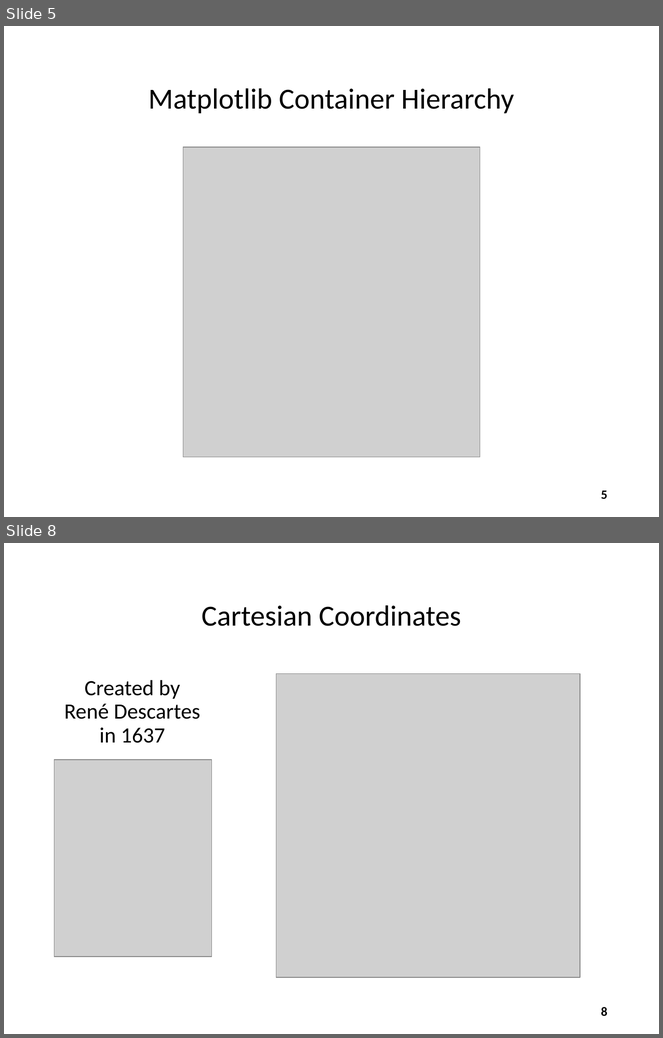
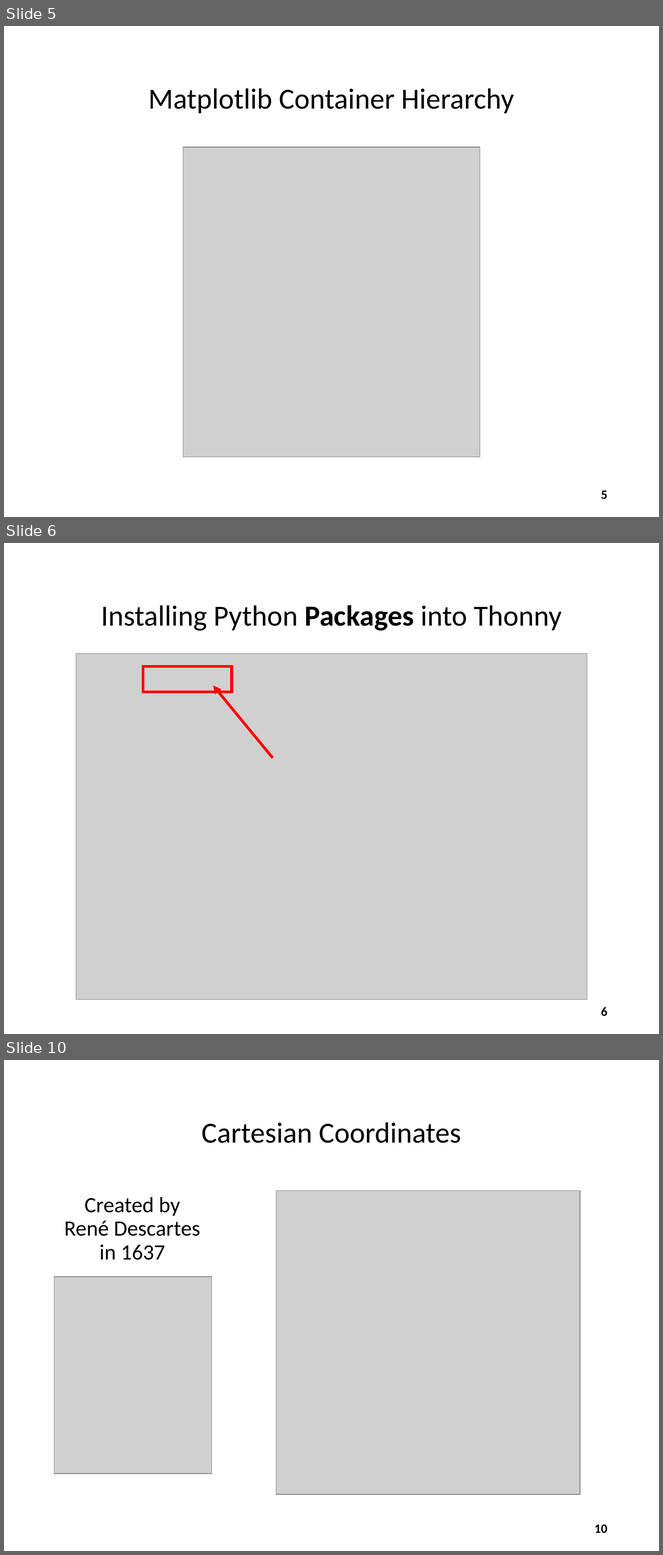
Before and after one commit to dbiersach/scicomp101, a slide deck: Session 03 - Making Line Graphs/Session 03 - Making Line Graphs.pptx. Shown one above the other, each under a label of ours: slides 5 and 8 before the commit, slides 5, 6 and 10 after it; the slides between them are not shown. The pictures are 663x1038 and 663x1555 pixels, drawn with LibreOffice and Linux fonts; fonts in the diff are those of the drawing; grey boxes stand for pictures. Boxes give left, top, right and bottom in pixels: in the first picture for what was removed or moved away, otherwise in the second. Text is boxed around its words. In the diff, an @@ line names an element or a change of style, - is before the commit and + after.

Commit message:
Update packages

```diff
--- a/Session 03 - Making Line Graphs/Session 03 - Making Line Graphs.pptx
+++ b/Session 03 - Making Line Graphs/Session 03 - Making Line Graphs.pptx
@@ slide 6 added at (4, 543, 659, 1034), background #FFFFFF @@
@@ title added at (101, 605, 562, 631), 32 pt, text #000000 @@
+Installing Python Packages into Thonny
@@ picture added at (76, 654, 588, 1000) @@
@@ rectangle added at (143, 667, 231, 692), outline #FF0000 3 pt @@
@@ arrow added from (273, 758) to (213, 686), #FF0000 3 pt @@
@@ page number added at (601, 1007, 607, 1017), 14 pt, text #000000, bold @@
+6
@@ what was slide 8 is now slide 10 @@
@@ page number at (595, 1525, 608, 1533): text changed @@
-8
+10
```
Also in this commit, not shown: 1 slide changed, 1 other slide added.
